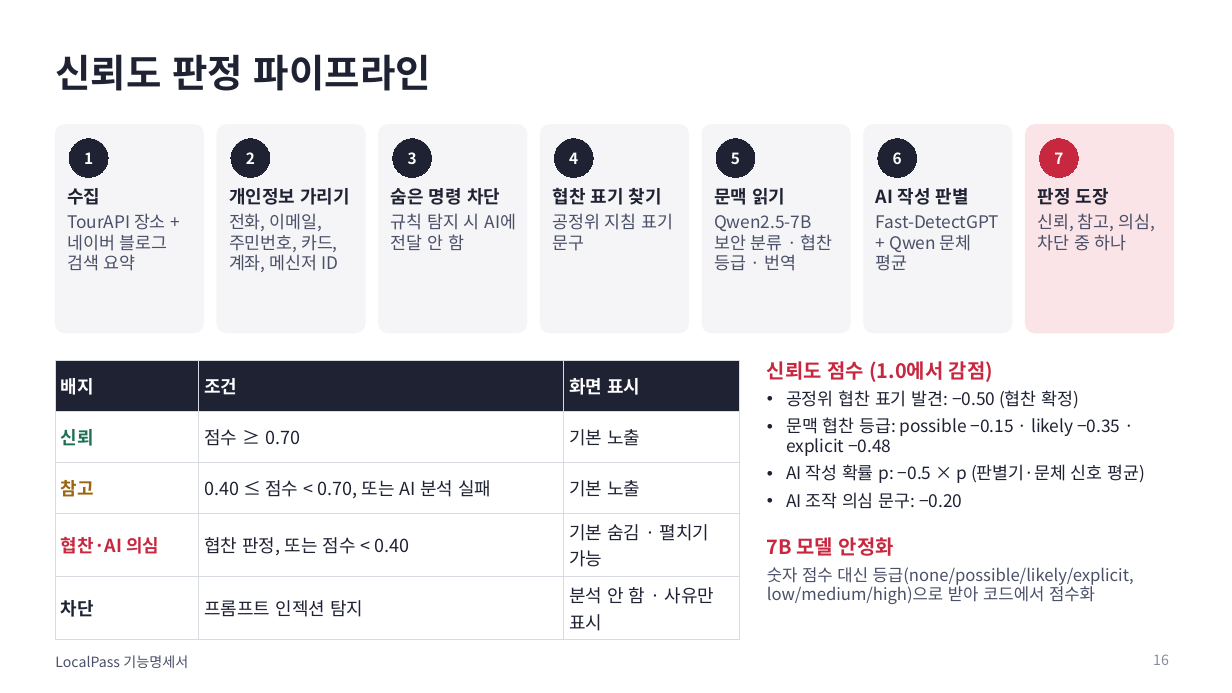
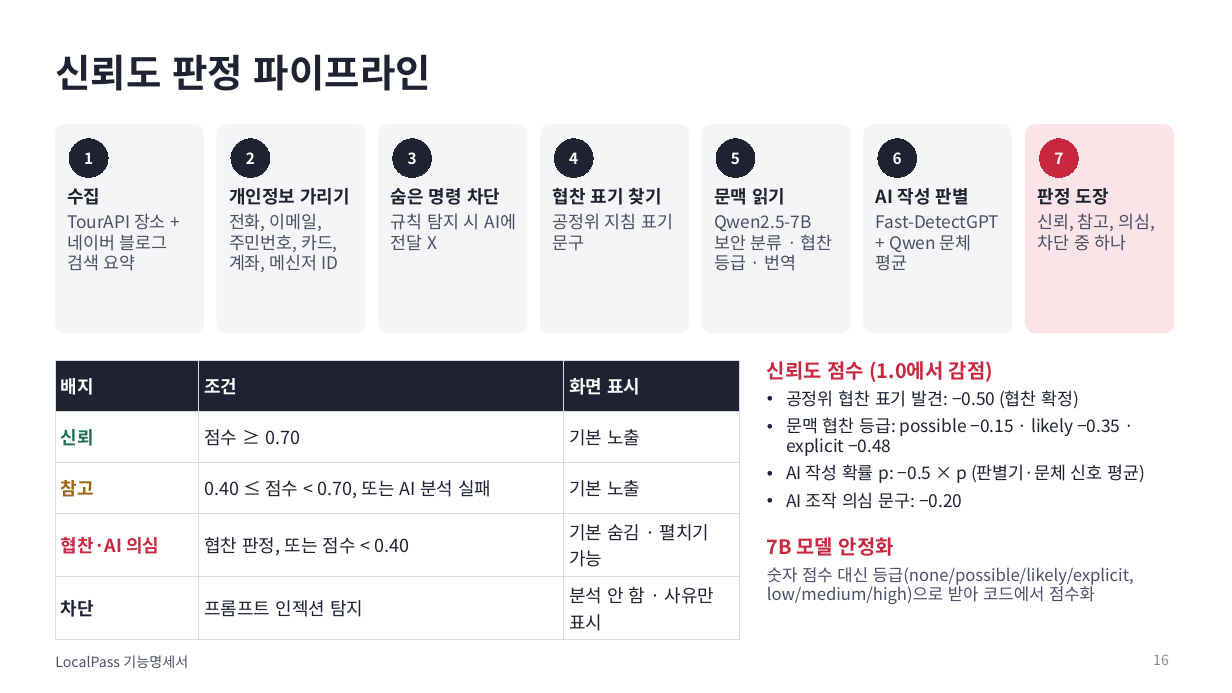
Before and after one commit to 55wind/localpass, a slide deck: slide 16 of docs/LocalPass_기능명세서.pptx. Drawn at 1232x693 pixels with LibreOffice and Linux fonts; fonts in the diff are those of the drawing. Boxes give left, top, right and bottom in pixels: in the first picture for what was removed or moved away, otherwise in the second. Text is boxed around its words. In the diff, an @@ line names an element or a change of style, - is before the commit and + after.

```diff
--- a/docs/LocalPass_기능명세서.pptx
+++ b/docs/LocalPass_기능명세서.pptx
@@ text at box(391, 213, 516, 250): text changed @@
-규칙 탐지 시 AI에 전달 안 함
+규칙 탐지 시 AI에 전달 X
```
Also in this commit, not shown: 12 other slides changed, 6 other files.
